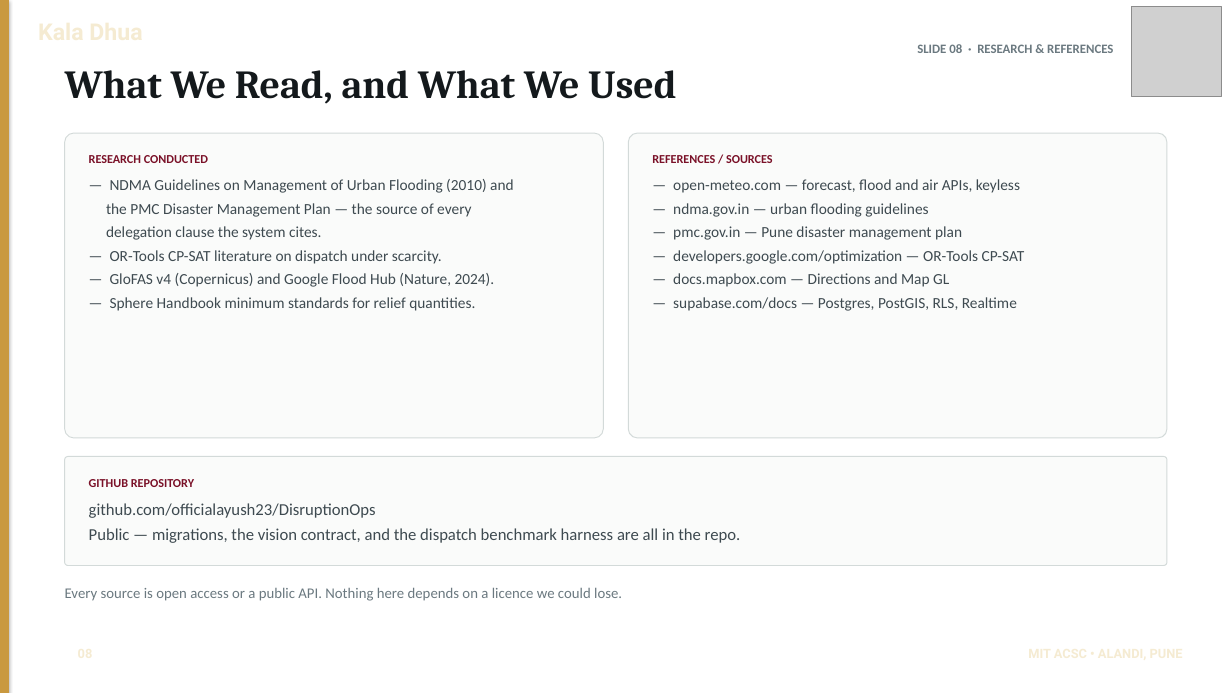
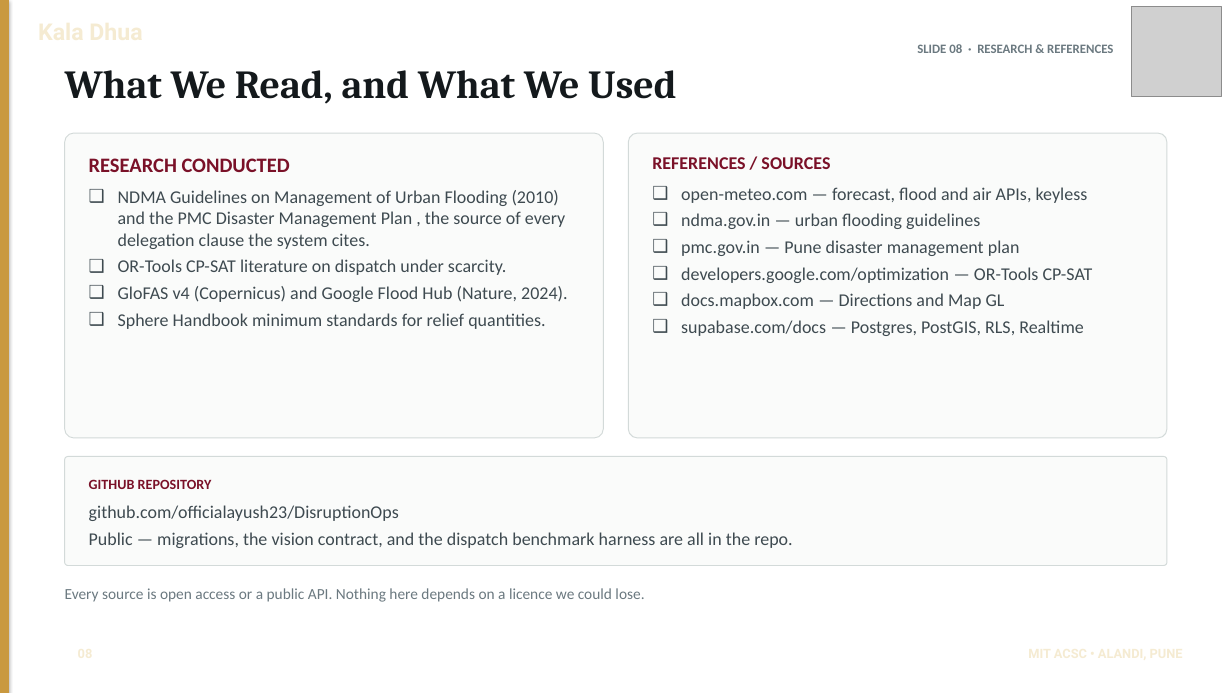
Before and after one commit to officialayush23/DisruptionOps, a slide deck: slide 9 of docs/DisruptionOps - Kurukshetra 2.0 Hackfest.pptx (slide 8 before the commit). Drawn at 1232x693 pixels with LibreOffice and Linux fonts; fonts in the diff are those of the drawing; grey boxes stand for pictures. Boxes give left, top, right and bottom in pixels: in the first picture for what was removed or moved away, otherwise in the second. Text is boxed around its words. In the diff, an @@ line names an element or a change of style, - is before the commit and + after.

```diff
--- a/docs/DisruptionOps - Kurukshetra 2.0 Hackfest.pptx
+++ b/docs/DisruptionOps - Kurukshetra 2.0 Hackfest.pptx
@@ text at [89, 158, 290, 172]: size 9.5 to 16 pt in "RESEARCH CONDUCTED" @@
@@ text at [652, 157, 830, 169]: size 9.5 to 14 pt in "REFERENCES / SOURCES" @@
@@ text at [118, 190, 567, 329]: text changed; size 12 to 14 pt @@
-— NDMA Guidelines on Management of Urban Flooding (2010) and
-the PMC Disaster Management Plan — the source of every
-delegation clause the system cites.
-— OR-Tools CP-SAT literature on dispatch under scarcity.
-— GloFAS v4 (Copernicus) and Google Flood Hub (Nature, 2024).
-— Sphere Handbook minimum standards for relief quantities.
+❑ NDMA Guidelines on Management of Urban Flooding (2010) and the PMC Disaster Management Plan , the source of every delegation clause the system cites.
+❑ OR-Tools CP-SAT literature on dispatch under scarcity.
+❑ GloFAS v4 (Copernicus) and Google Flood Hub (Nature, 2024).
+❑ Sphere Handbook minimum standards for relief quantities.
@@ text at [681, 187, 1093, 336]: text changed; size 12 to 14 pt @@
-— open-meteo.com — forecast, flood and air APIs, keyless
-— ndma.gov.in — urban flooding guidelines
-— pmc.gov.in — Pune disaster management plan
-— developers.google.com/optimization — OR-Tools CP-SAT
-— docs.mapbox.com — Directions and Map GL
-— supabase.com/docs — Postgres, PostGIS, RLS, Realtime
+❑ open-meteo.com — forecast, flood and air APIs, keyless
+❑ ndma.gov.in — urban flooding guidelines
+❑ pmc.gov.in — Pune disaster management plan
+❑ developers.google.com/optimization — OR-Tools CP-SAT
+❑ docs.mapbox.com — Directions and Map GL
+❑ supabase.com/docs — Postgres, PostGIS, RLS, Realtime
@@ text "GITHUB REPOSITORY" at [89, 479, 792, 548]: size 9.5 to 11 pt in "GITHUB REPOSITORY"; size 13 to 14 pt in "github.com/officialayush23/DisruptionOps", "Public — migrations, the vision contract, and ..." @@
@@ text "Every source is open access ..." at [65, 588, 644, 602]: size 11.5 to 12 pt @@
```
Also in this commit, not shown: 8 other slides changed, 1 slide added, 6 other files.
